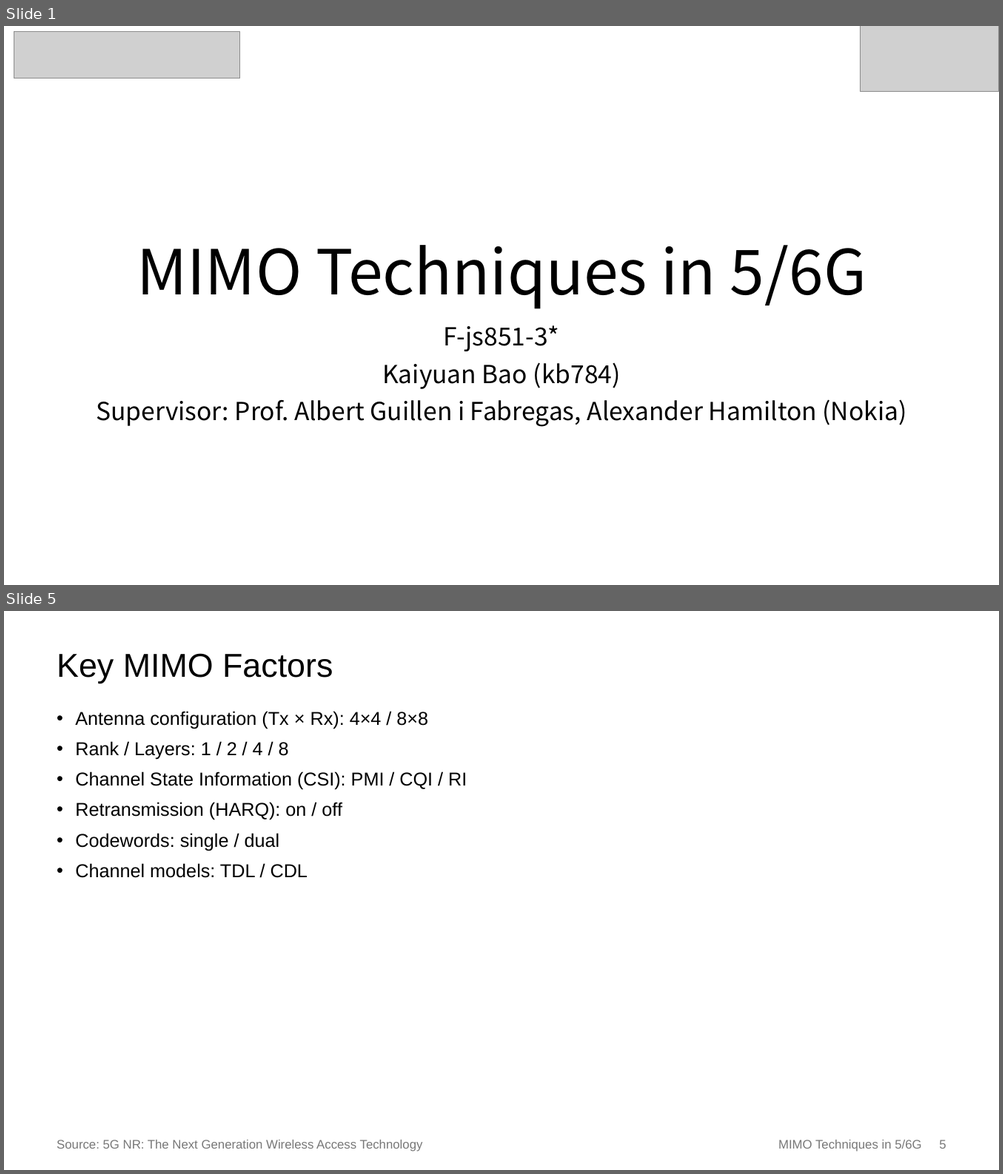
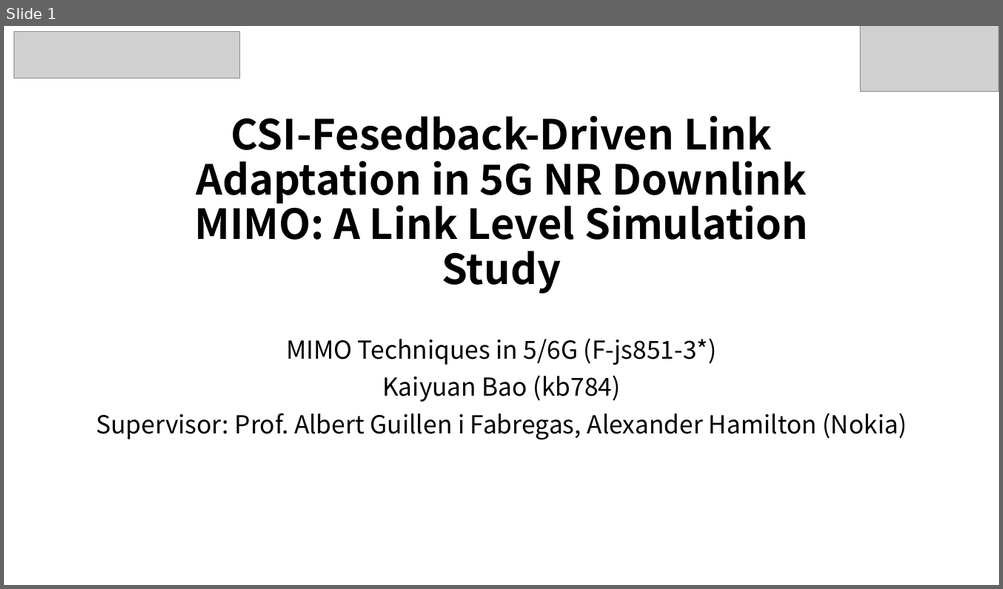
Before and after one commit to Bariumoxid/MIMOTechniques, a slide deck: PPT/Final_PPT/PPT_Final.pptx. Shown one above the other, each under a label of ours: slides 1 and 5 before the commit, slide 1 after it; the slides between them are not shown. The pictures are 1003x1174 and 1003x589 pixels, drawn with LibreOffice and Linux fonts; fonts in the diff are those of the drawing; grey boxes stand for pictures. Boxes give left, top, right and bottom in pixels: in the first picture for what was removed or moved away, otherwise in the second. Text is boxed around its words. In the diff, an @@ line names an element or a change of style, - is before the commit and + after.

```diff
--- a/PPT/Final_PPT/PPT_Final.pptx
+++ b/PPT/Final_PPT/PPT_Final.pptx
@@ slide 5 removed at box(4, 611, 999, 1170), background #FFFFFF @@
@@ title removed at box(57, 653, 333, 684) @@
-Key MIMO Factors
@@ text removed at box(75, 711, 466, 878) @@
-• Antenna configuration (Tx × Rx): 4×4 / 8×8
-• Rank / Layers: 1 / 2 / 4 / 8
-• Channel State Information (CSI): PMI / CQI / RI
-• Retransmission (HARQ): on / off
-• Codewords: single / dual
-• Channel models: TDL / CDL
@@ text removed at box(57, 1140, 423, 1152) @@
-Source: 5G NR: The Next Generation Wireless Access Technology
@@ text removed at box(778, 1140, 945, 1152) @@
-MIMO Techniques in 5/6G 5
@@ slide 1 changed as well @@
@@ title at box(194, 116, 808, 294): text changed; size 60 to 40 pt; bold on @@
-MIMO Techniques in 5/6G
+CSI-Fesedback-Driven Link Adaptation in 5G NR Downlink MIMO: A Link Level Simulation Study
@@ subtitle "MIMO Techniques in 5/6G (F-js851-3*)": place and size @@
-subtitle "MIMO Techniques in 5/6G (F-js851-3*)" at box(96, 326, 907, 427)
+subtitle "MIMO Techniques in 5/6G (F-js851-3*)" at box(96, 338, 907, 440)
@@ subtitle at box(286, 338, 717, 365): text changed @@
-F-js851-3*
+MIMO Techniques in 5/6G (F-js851-3*)
```
Also in this commit, not shown: 2 other slides changed, 5 slides added, 5 other slides removed.
